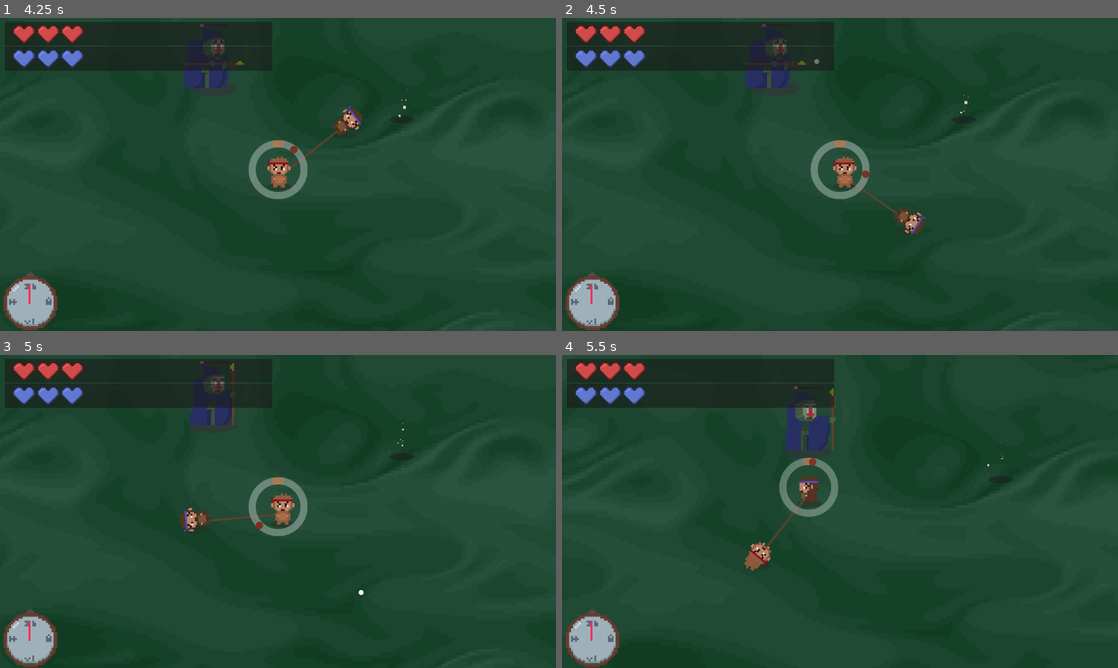
Above: before the commit, frames 1-4 (two rows, left to right).
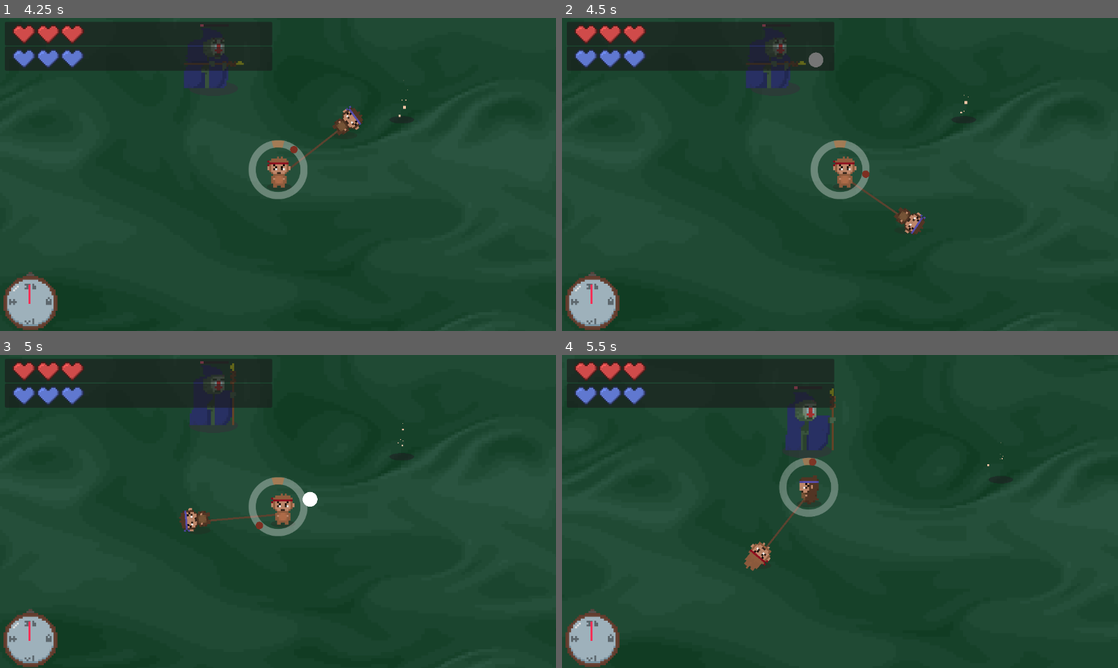
Above: after the commit, the same moments.

Repository: arrowira/cookiejam4
Game: Godot game, scene res://scenes/main.tscn
Same seed, same stepped clock (60 frames per second), same inputs: the game is played once before the commit and once after it.
Inputs (mouse positions are in pixels of both pictures, inside the frame that each line leads up to):
- Up to frame 1 (4.25 s): move the mouse to (400, 158) at 0.52 s; tap C (c) at 0.6, 1.55, 2.1, 3.05 s; tap E (e) at 0.8, 1.35, 2.3, 3.6 s; move the mouse to (166, 190) at 1.27 s; move the mouse to (333, 105) at 2.02 s; move the mouse to (250, 237) at 2.77 s; click (250, 237) at 2.85 s; move the mouse to (444, 221) at 3.52 s
- Up to frame 2 (4.5 s): move the mouse to (673, 127) at 4.27 s; tap K (k) at 4.35 s
- Up to frame 3 (5 s): tap C (c) at 4.55 s
- Up to frame 4 (5.5 s): move the mouse to (867, 511) at 5.02 s; tap Space (space) at 5.1 s; tap E (e) at 5.3 s

Frame 1 is identical in both runs. In frame 2, less than 0.1% of the frame differs, in the area x 44-47%, y 10-16%; in frame 3, 0.1%, in the area x 54-66%, y 43-77%; in frame 4, nothing differs.

Commit message:
made orbs more fair

Diff:
--- a/cookie-jam-4/scenes/projectile.tscn
+++ b/cookie-jam-4/scenes/projectile.tscn
@@ -4,7 +4,7 @@
 [ext_resource type="Texture2D" uid="uid://bwe16hdrivfkt" path="res://sprites/circle-256.png" id="2_q3m7n"]
 
 [sub_resource type="CircleShape2D" id="CircleShape2D_q3m7n"]
-radius = 13.0
+radius = 35.0
 
 [node name="orb" type="Area2D"]
 script = ExtResource("1_q3m7n")
@@ -18,7 +18,7 @@
 
 [node name="Circle256" type="Sprite2D" parent="."]
 position = Vector2(0, 5.9604645e-08)
-scale = Vector2(0.1, 0.1)
+scale = Vector2(0.3, 0.3)
 texture = ExtResource("2_q3m7n")
 
 [connection signal="timeout" from="death" to="." method="_on_death_timeout"]
--- a/cookie-jam-4/scripts/projectile.gd
+++ b/cookie-jam-4/scripts/projectile.gd
@@ -1,7 +1,7 @@
 extends Area2D
 
 var speed = 0
-var targetSpeed = 10.0
+var targetSpeed = 5.0
 # Called when the node enters the scene tree for the first time.
 func _ready() -> void:
 	pass # Replace with function body.
